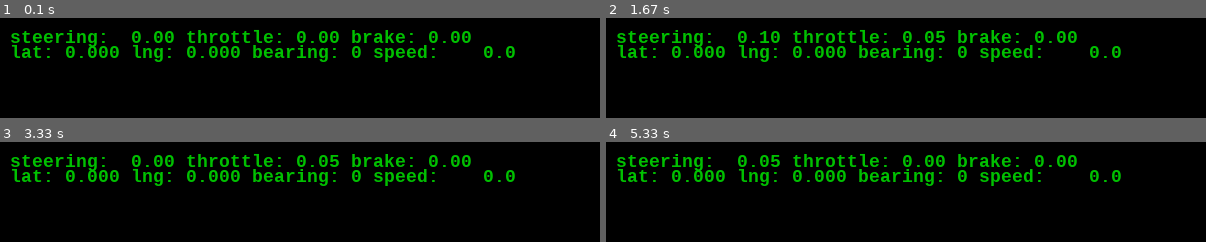
Above: before the commit, frames 1-4 (two rows, left to right).
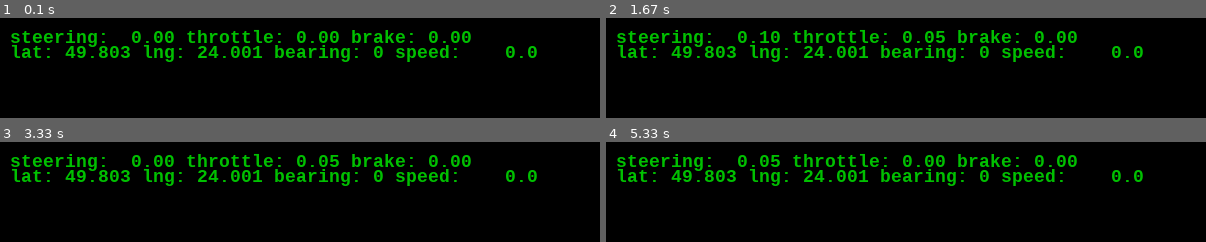
Above: after the commit, the same moments.

Repository: qvasic/repo1
Game: pygame game, started from ccp_srv/driver.py
Two runs of this game, one before a commit and one after it. Both use one fixed random seed, a clock stepped at 60 frames per second and the inputs below.
Inputs:
- Up to frame 1 (0.1 s): no input
- Up to frame 2 (1.67 s): hold Right 0.33-0.8 s; hold Up 0.83-1.13 s; hold Right 1.17-1.63 s
- Up to frame 3 (3.33 s): hold Left 1.67-2.2 s; hold Down 2.23-2.53 s; hold Left 2.57-2.97 s; hold Up from 3 s (still down)
- Up to frame 4 (5.33 s): release Up at 3.37 s; hold Right 3.4-4.03 s; hold Down 4.07-4.43 s; hold Left 4.47-4.93 s; hold Right from 4.97 s (still down)

The runs differ from the first frame. In frame 1, 4.1% of the frame differs, in the area x 10-90%, y 27-44%; in frame 2, 4.1%; in frame 3, 4.1%; in frame 4, 4.1%.

Commit message:
srv now support driver :)

Diff:
--- a/ccp_srv/driver.py
+++ b/ccp_srv/driver.py
@@ -28,64 +28,77 @@
 def speed_ms_to_kmh( ms ):
     return ms*3600/1000
 
-def main():
-    import pygame, time, vehicle_phys
+class Driver:
+    def __init__( self, coords_setter_callback=None ):
+        self.update_coords = coords_setter_callback
 
-    refresh_rate = 10
-    ctrl_step_big = 0.05
-    ctrl_step_sml = 0.01
+    def run( self ):
+        import pygame, time, vehicle_phys
 
-    pygame.init()
+        refresh_rate = 10
+        ctrl_step_big = 0.05
+        ctrl_step_sml = 0.01
 
-    surface = pygame.display.set_mode( ( 600, 100 ) )
-    printer = TextPrinter( surface, (0, 192, 0) )
-    vehicle = vehicle_phys.VehicleOnEarthSurface( )
+        pygame.init()
 
-    steering = 0
-    throttle = 0
-    brake = 0
+        surface = pygame.display.set_mode( ( 600, 100 ) )
+        printer = TextPrinter( surface, (0, 192, 0) )
+        vehicle = vehicle_phys.VehicleOnEarthSurface( )
 
-    last_move_time = time.time( )
+        vehicle.lat = 49.802975
+        vehicle.lng = 24.000613
 
-    while 1:
-        for event in pygame.event.get():
-            if event.type == pygame.QUIT:
-                return
-            if event.type == pygame.KEYDOWN:
-                ctrl_step = ctrl_step_sml if event.mod & pygame.KMOD_CTRL else ctrl_step_big
+        steering = 0
+        throttle = 0
+        brake = 0
 
-                if event.mod & pygame.KMOD_SHIFT:
-                    if event.key == pygame.K_DOWN:
-                        brake = change_value( brake, -ctrl_step, 0, 1 )
-                    elif event.key == pygame.K_UP:
-                        brake = change_value( brake, ctrl_step, 0, 1 )
+        last_move_time = time.time( )
 
-                elif event.mod == pygame.KMOD_NONE or event.mod & pygame.KMOD_CTRL:
-                    if event.key == pygame.K_LEFT:
-                        steering = change_value( steering, -ctrl_step, -1, 1 )
-                    elif event.key == pygame.K_RIGHT:
-                        steering = change_value( steering, ctrl_step, -1, 1 )
-                    elif event.key == pygame.K_DOWN:
-                        throttle = change_value( throttle, -ctrl_step, 0, 1 )
-                    elif event.key == pygame.K_UP:
-                        throttle = change_value( throttle, ctrl_step, 0, 1 )
+        while 1:
+            for event in pygame.event.get():
+                if event.type == pygame.QUIT:
+                    return
+                if event.type == pygame.KEYDOWN:
+                    ctrl_step = ctrl_step_sml if event.mod & pygame.KMOD_CTRL else ctrl_step_big
+
+                    if event.mod & pygame.KMOD_SHIFT:
+                        if event.key == pygame.K_DOWN:
+                            brake = change_value( brake, -ctrl_step, 0, 1 )
+                        elif event.key == pygame.K_UP:
+                            brake = change_value( brake, ctrl_step, 0, 1 )
+
+                    elif event.mod == pygame.KMOD_NONE or event.mod & pygame.KMOD_CTRL:
+                        if event.key == pygame.K_LEFT:
+                            steering = change_value( steering, -ctrl_step, -1, 1 )
+                        elif event.key == pygame.K_RIGHT:
+                            steering = change_value( steering, ctrl_step, -1, 1 )
+                        elif event.key == pygame.K_DOWN:
+                            throttle = change_value( throttle, -ctrl_step, 0, 1 )
+                        elif event.key == pygame.K_UP:
+                            throttle = change_value( throttle, ctrl_step, 0, 1 )
 
 
-        now = time.time( )
-        vehicle.move( now-last_move_time, steering, throttle, brake )
-        last_move_time = now
+            now = time.time( )
+            vehicle.move( now-last_move_time, steering, throttle, brake )
+            last_move_time = now
 
-        surface.fill( (0, 0, 0) )
-        printer.reset( )
-        printer.print_line( "steering: {:5.2f} throttle: {:.2f} brake: {:.2f}".format(
-            steering, throttle, brake ) )
-        printer.print_line( "lat: {:.3f} lng: {:.3f} bearing: {:.0f} speed: {:6.1f}".format(
-            vehicle.lat, vehicle.lng, vehicle.bearing_deg, speed_ms_to_kmh( vehicle.speed_m_s ) ) )
+            surface.fill( (0, 0, 0) )
+            printer.reset( )
+            printer.print_line( "steering: {:5.2f} throttle: {:.2f} brake: {:.2f}".format(
+                steering, throttle, brake ) )
+            printer.print_line( "lat: {:.3f} lng: {:.3f} bearing: {:.0f} speed: {:6.1f}".format(
+                vehicle.lat, vehicle.lng, vehicle.bearing_deg, speed_ms_to_kmh( vehicle.speed_m_s ) ) )
 
-        pygame.display.flip( )
+            pygame.display.flip( )
 
-        time.sleep( 1/refresh_rate )
+            if self.update_coords:
+                self.update_coords( vehicle.lat, vehicle.lng, vehicle.speed_m_s, vehicle.bearing_deg )
 
+            time.sleep( 1/refresh_rate )
+
+def main( ):
+    d = Driver( )
+    d.run( )
 
 if __name__ == "__main__":
-    main()
+    main( )
--- a/ccp_srv/srv.py
+++ b/ccp_srv/srv.py
@@ -81,8 +81,7 @@
 shared_printer = SharedPrinter( )
 
 def coords_generator():
-    import time
-    import nmea
+    import time, nmea, driver
 
     if FILE:
         while True:
@@ -100,8 +99,11 @@
                                                  bearing ).encode( "utf-8" )
             shared_gps_data.set( nmea_sents )
 
-        circumvent = EarthCircumventor( update_coords_shared )
-        circumvent.run( )
+        #circumvent = EarthCircumventor( update_coords_shared )
+        #circumvent.run( )
+
+        drvr = driver.Driver( update_coords_shared )
+        drvr.run( )
 
 class CCPRequestHandler( socketserver.StreamRequestHandler ):
     def handle( self ):
